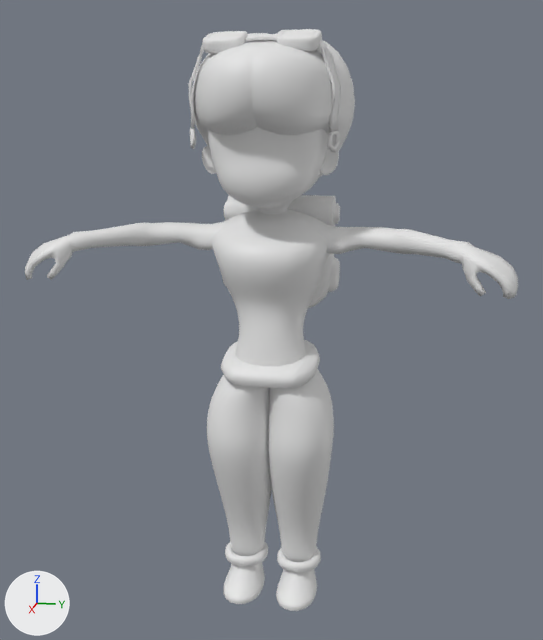
A saved change to the Blender file Assets/WIP/Models/Characters/Abigail/Abigail(Re).blend.
The view is the same before and after, from a camera (50 mm lens) standing at (22.02, 4.49, 14.68) and looking at (-1.09, -0.13, 8.9). Lighting does not change. The marker at lower left points along +X, +Y and +Z.

The first picture shows 'Bag(Abi)', 'Belt(aBI)', 'Ears(Abi)', 'Goggles', 'Hair(Abi)', 'Head(Abi)', 'L_Arm', 'L_Leg(Abi)', 'L_Shoe(Abi)', 'R_Arm', 'R_Leg(Abi)', 'R_Shoe(Abi)', 'Torso(Abi)'.
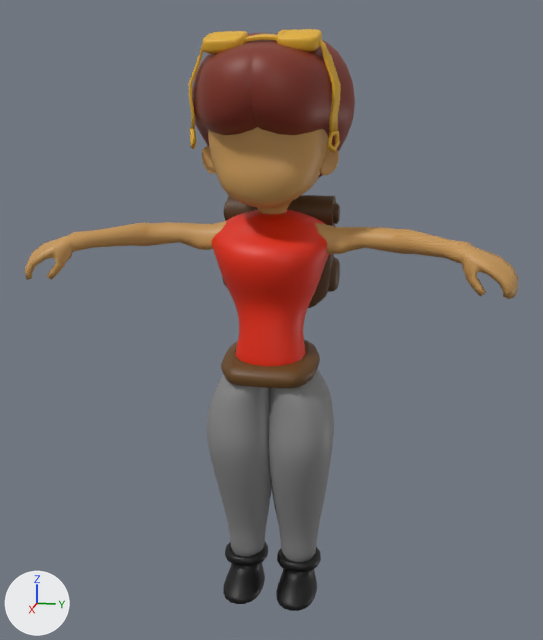
Where the change shows, as pixel boxes [x1, y1, x2, y2] in the pictures (543 x 640 px):
'Torso(Abi)', recoloured (grey to red)
    both: [212, 210, 330, 366]
'Hair(Abi)', recoloured (grey to brown)
    both: [192, 33, 355, 178]
'L_Leg(Abi)', recoloured
    both: [268, 369, 334, 562]
'R_Leg(Abi)', recoloured
    both: [207, 375, 271, 556]
'Head(Abi)', recoloured (grey to brown)
    both: [208, 127, 328, 214]
'L_Arm', recoloured (white to orange)
    both: [315, 223, 518, 299]
'R_Arm', recoloured (white to orange)
    both: [25, 221, 227, 280]
'Goggles', recoloured (white to orange)
    both: [189, 29, 341, 153]
'Belt(aBI)', recoloured (white to brown)
    both: [221, 340, 320, 388]
'Bag(Abi)', recoloured (grey to brown)
    both: [222, 195, 340, 308]
'L_Shoe(Abi)', recoloured (white to black)
    both: [276, 547, 321, 611]
'R_Shoe(Abi)', recoloured (white to black)
    both: [223, 542, 268, 604]
'Ears(Abi)', recoloured (grey to brown)
    both: [202, 146, 339, 175]

What the commit changed:
Material 'larm' (mat_larm) is new.
Its base color is (0.593, 0.321, 0.0972) (orange #ca9a58).
Material 'rarm' (mat_rarm) is new.
Its base color is (0.593, 0.321, 0.0972) (orange #ca9a58).
Material 'backpack' (mat_backpack) is new.
Its base color is (0.0946, 0.0444, 0.0116) (brown #573b1c).
Material 'belt' (mat_belt) is new.
Its base color is (0.133, 0.0587, 0.0111) (brown #66451b).
Material 'ears' (mat_ears) is new.
Its base color is (0.593, 0.321, 0.0972) (orange #ca9a58).
Material 'goggles' (mat_goggles) is new.
Its base color is (0.8, 0.448, 0.0271) (yellow #e7b32e).
Material 'Hair' (mat_hair) is new.
Its base color is (0.22, 0.027, 0.0113) (red #812e1c).
Material 'skin' (mat_skin) is new.
Its base color is (0.593, 0.321, 0.0972) (orange #ca9a58).
Material 'lleg' (mat_lleg) is new.
Its base color is (0.246, 0.246, 0.246) (grey #888888).
Material 'lfoot' (mat_lfoot) is new.
Its base color is (0.0, 0.0, 0.0) (black #000000).
Material 'rleg' (mat_rleg) is new.
Its base color is (0.246, 0.246, 0.246) (grey #888888).
Material 'rfoot' (mat_rfoot) is new.
Its base color is (0.0, 0.0, 0.0) (black #000000).
Material 'torso' (mat_torso) is new.
Its base color is (0.8, 0.0213, 0.0) (red #e72800).
me_cube_064 has 482 vertices, 480 faces and spans x -1.38..0.81, y -1.47..1.47, z -0.68..1.02.
me_cube_064 now uses material mat_torso (red #e72800).
me_torus_001 has 587 vertices, 594 faces and spans x -1.55..0.86, y -1.98..-0.2, z 0.36..1.69.
me_torus_001 now uses material mat_rfoot (black #000000).
me_cube_059 has 482 vertices, 480 faces and spans x -1.72..1.03, y -2.04..0.04, z 1.02..8.62.
me_cube_059 now uses material mat_rleg (grey #888888).
me_torus_009 has 587 vertices, 594 faces and spans x -1.55..0.86, y 0.2..1.98, z 0.36..1.69.
me_torus_009 now uses material mat_lfoot (black #000000).
me_cube_060 has 482 vertices, 480 faces and spans x -1.72..1.03, y -0.04..2.04, z 1.02..8.62.
me_cube_060 now uses material mat_lleg (grey #888888).
me_cube_058 has 617 vertices, 608 faces and spans x -0.86..0.6, y -0.74..0.74, z -0.99..0.87.
me_cube_058 now uses material mat_skin (orange #ca9a58).
me_cube_040 has 738 vertices, 736 faces and spans x -2.79..2.22, y -2.42..2.42, z 13.72..18.23.
me_cube_040 now uses material mat_hair (red #812e1c).
me_cube_075 has 2058 vertices, 1982 faces and spans x -3.4..5.9, y -5.3..5.5, z -77.0..6.6.
me_cube_075 now uses material mat_goggles (yellow #e7b32e).
me_cube_055 has 324 vertices, 320 faces and spans x -1.1..0.7, y -21.8..-6.5, z 51.3..57.7.
me_cube_055 now uses material mat_ears (orange #ca9a58).
me_cube_057 has 194 vertices, 192 faces and spans x -0.86..0.89, y -0.75..0.75, z -0.93..0.93.
me_cube_057 now uses material mat_belt (brown #66451b).
me_cube_041 has 1280 vertices, 1248 faces and spans x -1.23..0.56, y -1.12..1.07, z -2.66..1.01.
me_cube_041 now uses material mat_backpack (brown #573b1c).
me_mesh has 225 vertices, 223 faces and spans x -1.01..0.01, y -0.16..0.73, z -2.31..-0.33.
me_mesh now uses material mat_rarm (orange #ca9a58).
me_mesh_001 has 225 vertices, 223 faces and spans x 0.14..1.06, y -0.93..0.54, z 0.44..2.14.
me_mesh_001 now uses material mat_larm (orange #ca9a58).
